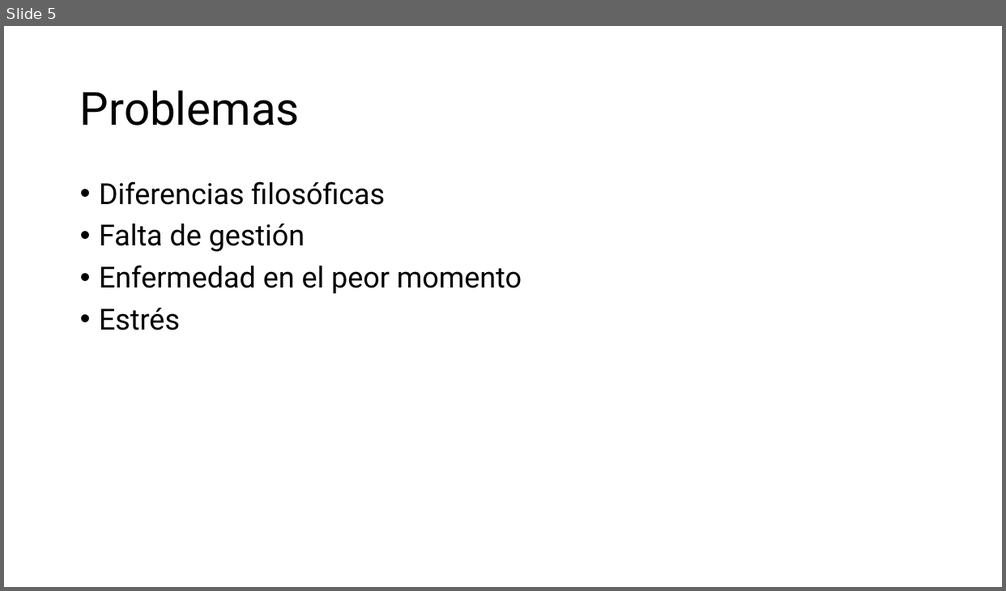
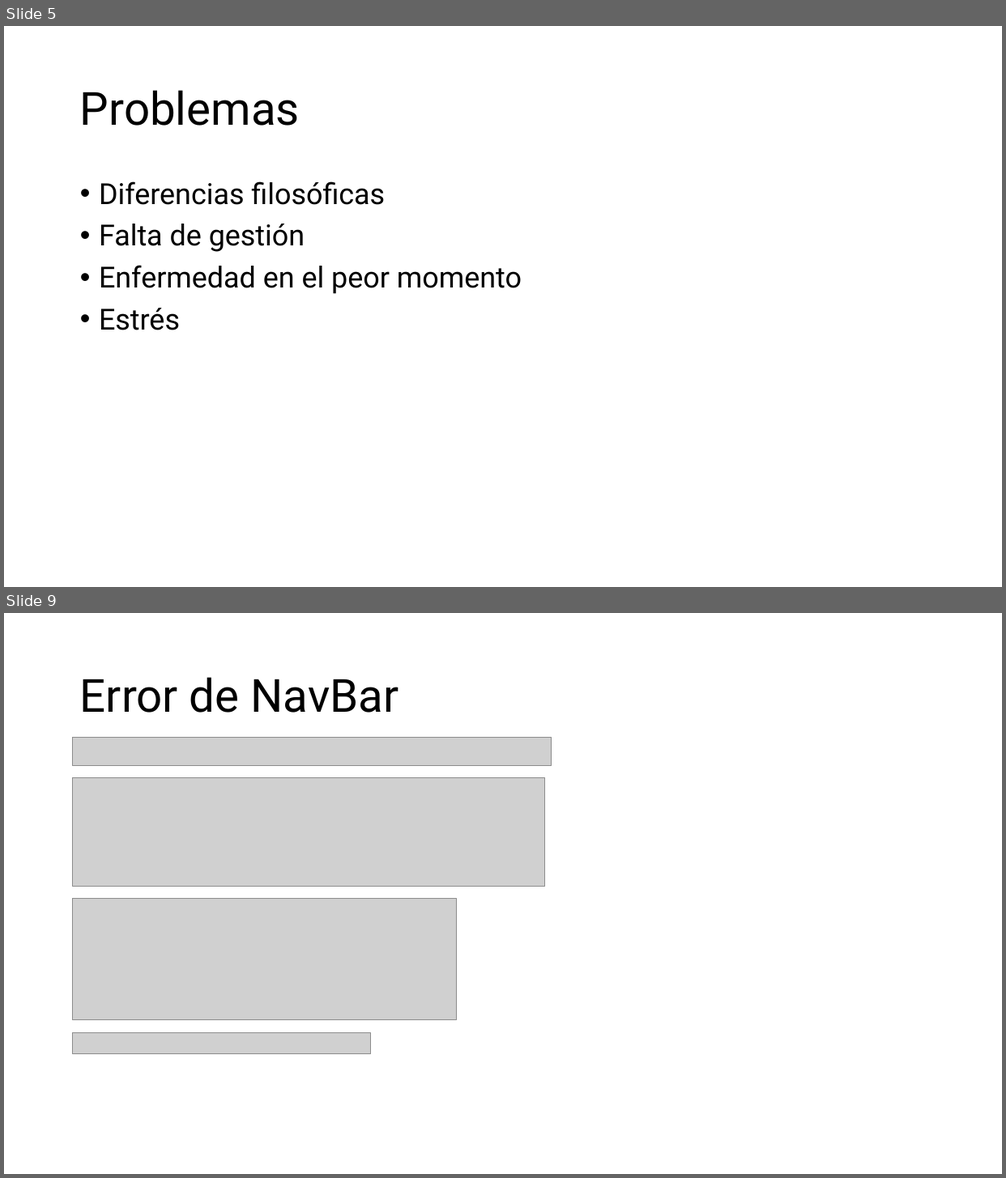
Before and after one commit to aniballpxess/CursoFP2-Apuntes, a slide deck: ASIGNATURAS/PM/PRACTICA/Ficheros-de-entregas/Presentacion-Proyecto-Macarena.pptx. Shown one above the other, each under a label of ours: slide 5 before the commit, slides 5 and 9 after it; the slides between them are not shown. The pictures are 1006x591 and 1006x1178 pixels, drawn with LibreOffice and Linux fonts; fonts in the diff are those of the drawing; grey boxes stand for pictures. Boxes give left, top, right and bottom in pixels: in the first picture for what was removed or moved away, otherwise in the second. Text is boxed around its words. In the diff, an @@ line names an element or a change of style, - is before the commit and + after.

```diff
--- a/ASIGNATURAS/PM/PRACTICA/Ficheros-de-entregas/Presentacion-Proyecto-Macarena.pptx
+++ b/ASIGNATURAS/PM/PRACTICA/Ficheros-de-entregas/Presentacion-Proyecto-Macarena.pptx
@@ slide 9 added at (4, 613, 1002, 1174), background #FFFFFF @@
@@ title added at (80, 677, 399, 713), 44 pt, text #000000 @@
+Error de NavBar
@@ picture added at (73, 737, 552, 766) @@
@@ picture added at (73, 777, 544, 886) @@
@@ picture added at (73, 899, 457, 1021) @@
@@ picture added at (73, 1033, 371, 1054) @@
```
Also in this commit, not shown: 2 slides changed, 13 other slides added, 44 other files.
